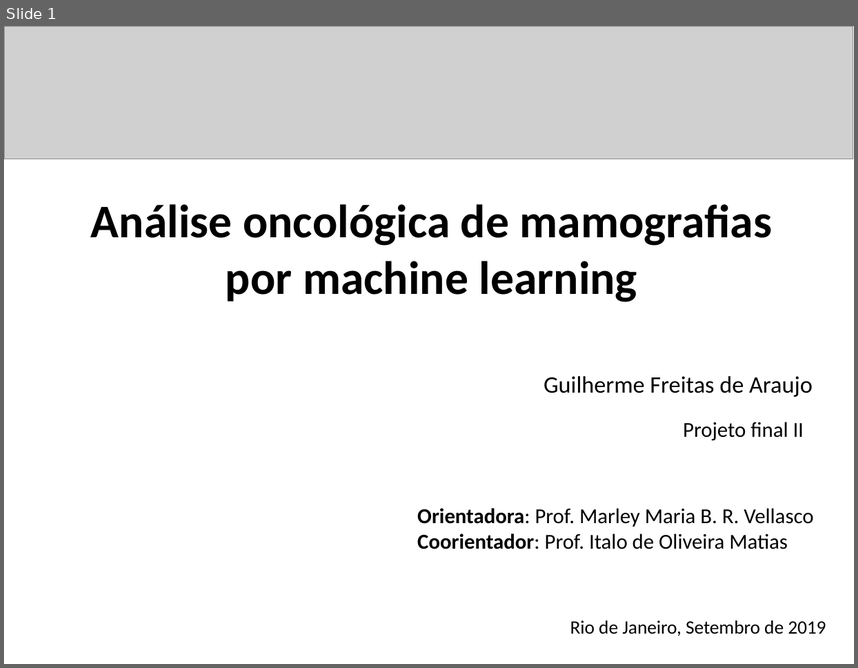
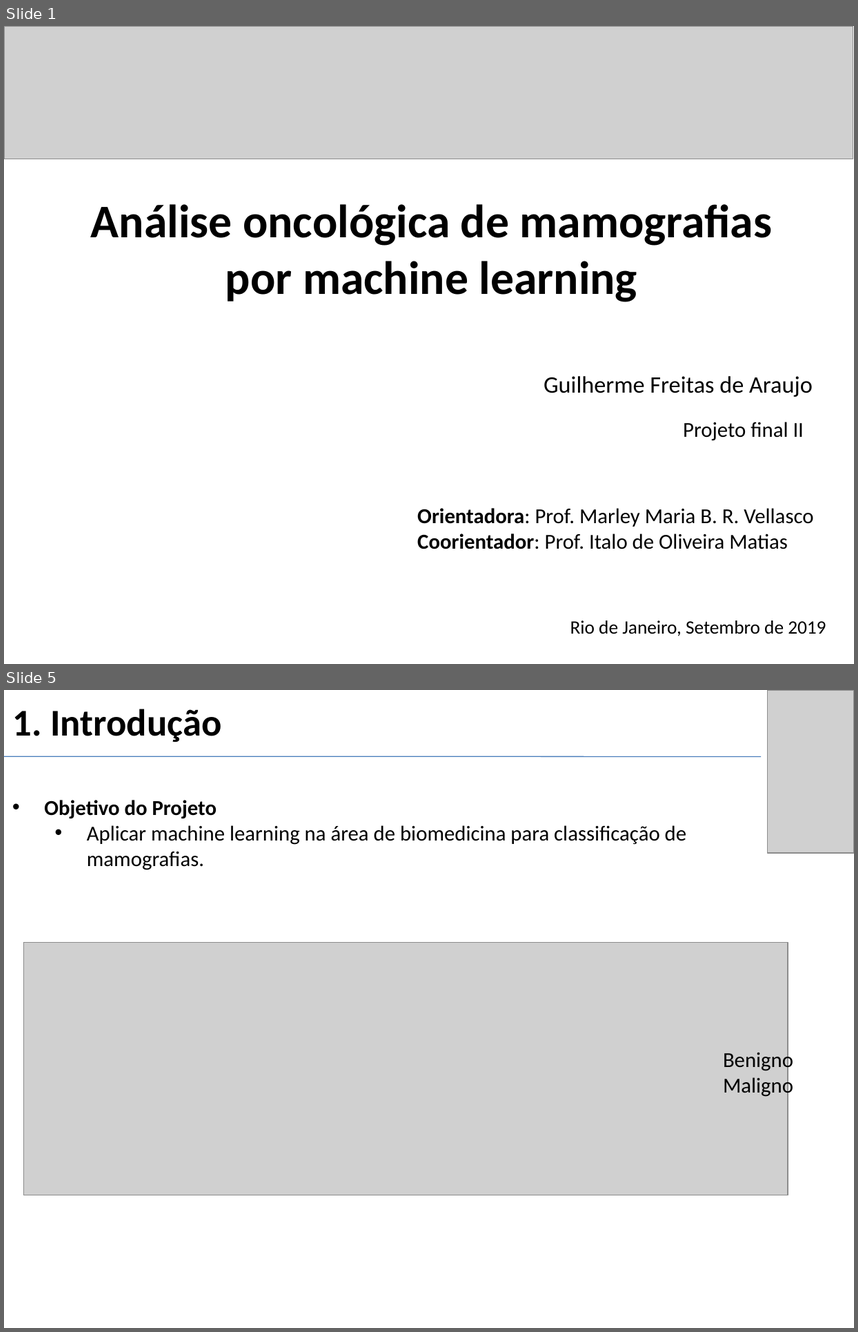
Before and after one commit to gui2524/TCC-BreastCancerNN, a slide deck: Projeto 2/docs/Slides_defesa.pptx. Shown one above the other, each under a label of ours: slide 1 before the commit, slides 1 and 5 after it; the slides between them are not shown. The pictures are 858x668 and 858x1332 pixels, drawn with LibreOffice and Linux fonts; fonts in the diff are those of the drawing; grey boxes stand for pictures. Boxes give left, top, right and bottom in pixels: in the first picture for what was removed or moved away, otherwise in the second. Text is boxed around its words. In the diff, an @@ line names an element or a change of style, - is before the commit and + after.

```diff
--- a/Projeto 2/docs/Slides_defesa.pptx
+++ b/Projeto 2/docs/Slides_defesa.pptx
@@ slide 5 added at (x1=4, y1=690, x2=854, y2=1328), background #FFFFFF @@
@@ title added at (x1=12, y1=709, x2=222, y2=742), 32 pt, text #000000, bold @@
+1. Introdução
@@ picture added at (x1=767, y1=690, x2=854, y2=854) @@
@@ line added from (4, 756) to (762, 756), #4B7EBC 0.75 pt @@
@@ text added at (x1=44, y1=800, x2=686, y2=870), 18 pt, text #000000 @@
+• Objetivo do Projeto
+  • Aplicar machine learning na área de biomedicina para classificação de mamografias.
@@ picture added at (x1=23, y1=943, x2=788, y2=1195) @@
@@ text added at (x1=723, y1=1049, x2=793, y2=1098), 18 pt, text #000000 @@
+Benigno
+Maligno
```
Also in this commit, not shown: 4 other slides added, 1 slide removed, 1 other file.
